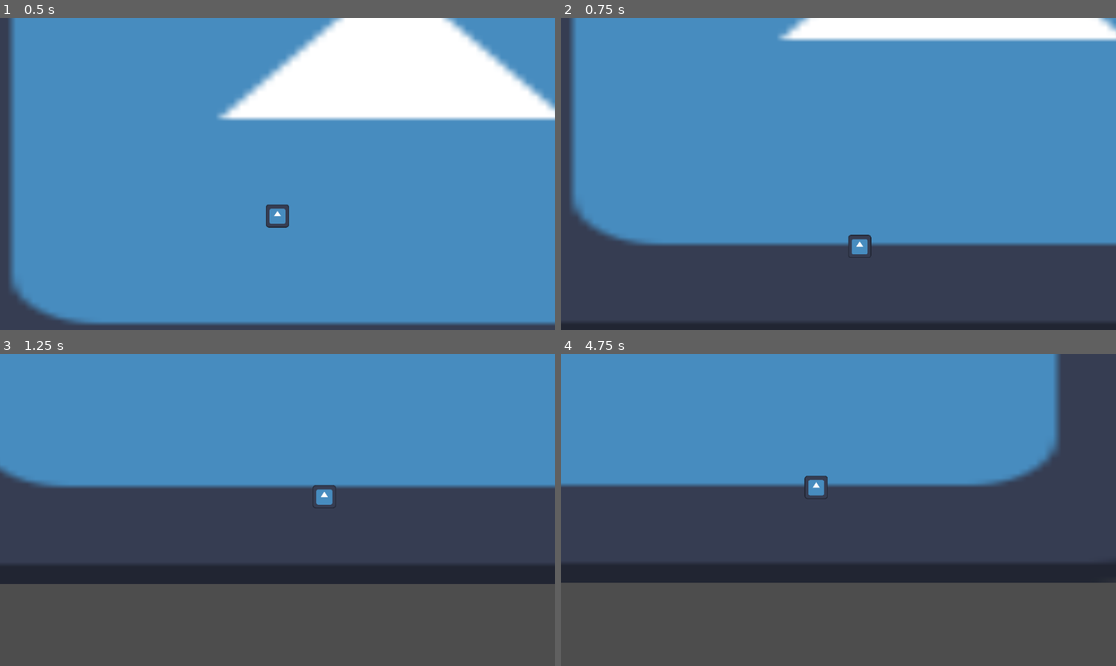
Above: before the commit, frames 1-4 (two rows, left to right).
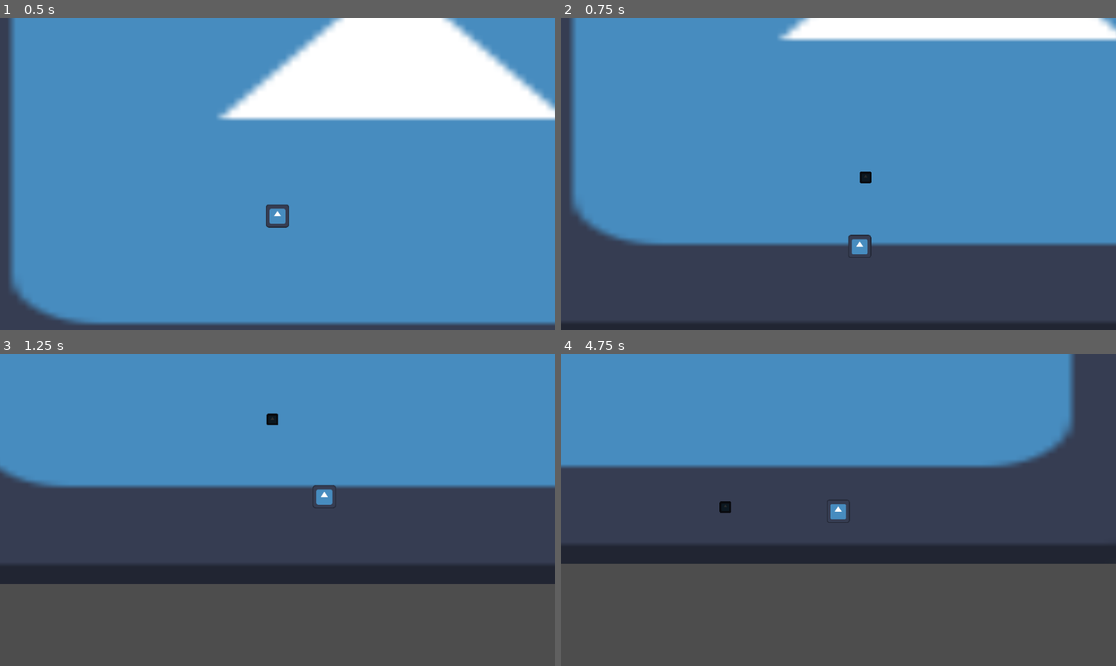
Above: after the commit, the same moments.

Repository: OTalDoPedrinho/-not-mine-story
Game: Godot game, scene res://cenas/cena_01.tscn
Two runs of this game, one before a commit and one after it. Both use one fixed random seed, a clock stepped at 60 frames per second and the inputs below. The engine's default icon, where the game draws it, is replaced by a stand-in: a white triangle on a blue panel in a dark square.
Inputs (mouse positions are in pixels of both pictures, inside the frame that each line leads up to):
- Up to frame 1 (0.5 s): no input
- Up to frame 2 (0.75 s): move the mouse to (960, 158) at 0.52 s; hold D (right) from 0.53 s (still down); right-click (960, 158) at 0.6 s
- Up to frame 3 (1.25 s): keep holding D (right); tap Space (jump) at 0.77, 0.8, 1.07 s
- Up to frame 4 (4.75 s): move the mouse to (727, 525) at 1.27 s; tap Space (jump) at 1.35, 1.52, 1.82, 2.3, 3.02, 3.32, 3.77, 3.8, 4.07, 4.52 s; right-click (727, 525) at 1.55 s; move the mouse to (894, 441) at 2.02 s; release D (right) at 2.03 s; hold A (left) 2.03-2.78 s; click (894, 441) at 2.1 s; move the mouse to (810, 572) at 2.77 s; hold D (right) 2.78-4.28 s; tap Shift (dash) at 2.85 s; right-click (810, 572) at 3.05 s; move the mouse to (1005, 556) at 3.52 s; right-click (1005, 556) at 3.6 s; move the mouse to (672, 463) at 4.27 s; hold A (left) from 4.28 s (still down); right-click (672, 463) at 4.35 s

Frame 1 is identical in both runs. In frame 2, less than 0.1% of the frame differs, in the area x 53-56%, y 49-54%; in frame 3, less than 0.1%; in frame 4, 18%, in the area x 0-100%, y 0-74%.

Commit message:
state.shoot #1
fiz a primeira parte do estado de atirar

Diff:
--- /dev/null
+++ b/cenas/projetil.tscn
@@ -0,0 +1,19 @@
+[gd_scene format=3 uid="uid://qs1q776sjpj3"]
+
+[ext_resource type="Script" uid="uid://cykxd7qc2sr47" path="res://scripts/projetil.gd" id="1_j4buw"]
+[ext_resource type="Texture2D" uid="uid://c6ie2v10trmjk" path="res://icon.svg" id="1_wj5pp"]
+
+[sub_resource type="CircleShape2D" id="CircleShape2D_j4buw"]
+
+[node name="Projetil" type="CharacterBody2D" unique_id=349732082]
+script = ExtResource("1_j4buw")
+
+[node name="Sprite2D" type="Sprite2D" parent="." unique_id=723412417]
+modulate = Color(0.17211533, 0.1721153, 0.1721153, 1)
+position = Vector2(2.3841858e-07, -2.3841858e-07)
+scale = Vector2(0.078, 0.078)
+texture = ExtResource("1_wj5pp")
+
+[node name="CollisionShape2D" type="CollisionShape2D" parent="." unique_id=1512493283]
+scale = Vector2(0.5, 0.5)
+shape = SubResource("CircleShape2D_j4buw")
--- a/project.godot
+++ b/project.godot
@@ -69,3 +69,5 @@
 [rendering]
 
 rendering_device/driver.windows="d3d12"
+renderer/rendering_method="gl_compatibility"
+renderer/rendering_method.mobile="gl_compatibility"
--- a/scripts/player.gd
+++ b/scripts/player.gd
@@ -1,6 +1,7 @@
 extends CharacterBody2D
 
 #region Variáveis
+#region @
 @export var hp = 3
 @export var speed = 100
 @export var j_force = 250
@@ -8,8 +9,16 @@
 @export var dash_dur = 0.1
 @export var atk_dur = 0.15
 @export var iframes_time = .75
+@export var projetil_cena: PackedScene = preload("res://cenas/projetil.tscn")
+#endregion
 
+#region Booleans
 var iframed = false
+#endregion
+
+#region Variables
+var shoot_timer = 0.0
+var shoot_dur = 0.2
 var iframes_timer = 0
 var dash_cooldown = .4
 var dash_timer = dash_cooldown
@@ -17,8 +26,12 @@
 var atk_timer = 0.0
 #endregion
 
+#region States
 enum state {idle, walk, jump, dash, atk, shoot, squat, take_dmg, die, talk}
 var cur_state:state = state.idle
+#endregion
+
+#endregion
 
 func _physics_process(delta: float) -> void:
 	var move_x = int(Input.is_action_pressed("right")) - int(Input.is_action_pressed("left"))
@@ -37,8 +50,12 @@
 			if Input.is_action_just_pressed("atk"):
 				cur_state = state.atk
 				atk_timer = 0.0
+			if Input.is_action_just_pressed("shoot"):
+				cur_state = state.shoot
+				shoot_timer = 0.0
 		state.walk:
 			velocity.x = move_x * speed
+
 			if velocity.x == 0:
 				cur_state = state.idle
 			if Input.is_action_just_pressed("jump") and is_on_floor():
@@ -49,9 +66,16 @@
 			if Input.is_action_just_pressed("atk"):
 				cur_state = state.atk
 				atk_timer = 0.0
+			if Input.is_action_just_pressed("shoot"):
+				cur_state = state.shoot
+				shoot_timer = 0
 		state.jump:
 			velocity.y = -j_force
 			cur_state = state.idle
+
+			if Input.is_action_just_pressed("shoot"):
+				cur_state = state.shoot
+				shoot_timer = 0
 		state.dash:
 			dash_cur_dur += delta
 			velocity.x = move_x * dash_spd if move_x != 0 else 1
@@ -68,7 +92,17 @@
 				$AtkHitbox.monitoring = false
 				cur_state = state.idle
 		state.shoot:
-			pass
+			shoot_timer += delta
+
+			if shoot_timer <= delta:
+				var mouse_pos = get_global_mouse_position()
+				var shoot_dir = (mouse_pos - global_position).normalized()
+				var projetil = projetil_cena.instantiate()
+				projetil.global_position = global_position + shoot_dir * 20
+				projetil.velocity = shoot_dir * 500
+				get_parent().add_child(projetil)
+			if shoot_timer >= shoot_dur:
+				cur_state = state.idle
 		state.take_dmg:
 			iframes_timer+=delta
 			velocity.x = -75 #knockback
@@ -85,6 +119,8 @@
 		if collider is Enemy and not iframed:
 			hp -= collider.dmg
 			cur_state = state.take_dmg
+		if collider == preload("res://cenas/projetil.tscn"):
+			continue
 	#endregion
 	velocity.y += Global.grvt
 
--- /dev/null
+++ b/scripts/projetil.gd
@@ -0,0 +1,25 @@
+extends CharacterBody2D
+
+var velocity_vector = Vector2.ZERO
+var dmg = 1
+var shooter = null
+
+func _ready():
+	await get_tree().create_timer(2.0).timeout
+	queue_free()
+
+func _physics_process(delta):
+	velocity = velocity_vector
+	move_and_slide()
+
+	if get_slide_collision_count() > 0:
+		var collider = get_slide_collision(0).get_collider()
+		if collider.has_method("tomar_dano"):
+			collider.tomar_dano()
+		queue_free()
+
+	'''for i in get_slide_collision_count():
+		var collider = get_slide_collision(i).get_collider()
+
+		if collider == shooter:
+			'''
Not shown, added: scripts/projetil.gd.uid
